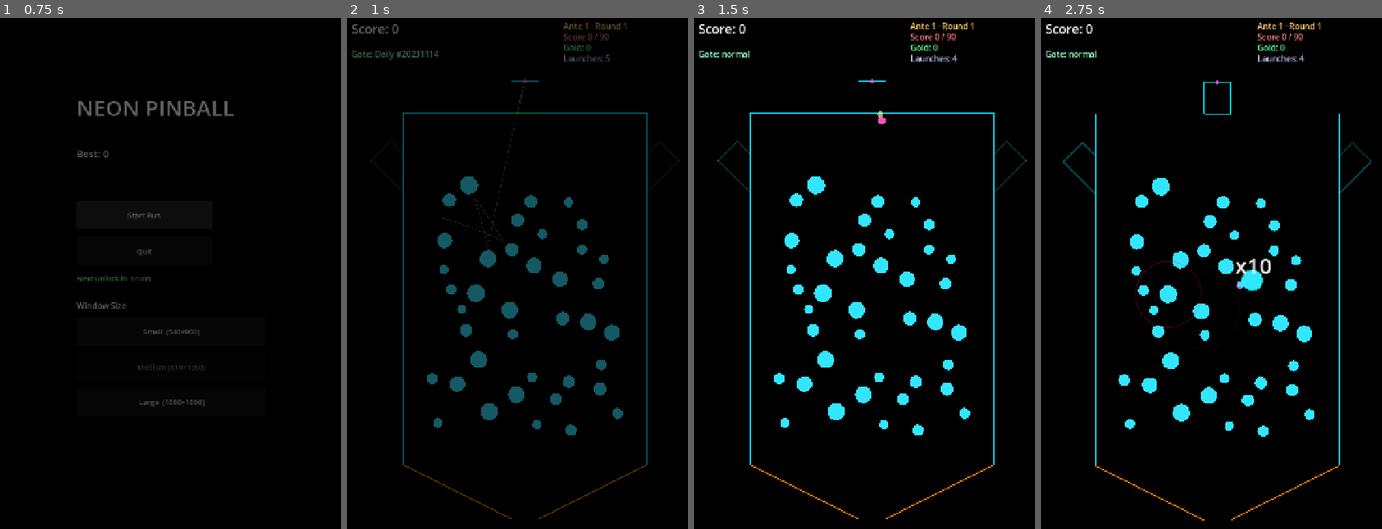
Above: before the commit, frames 1-4 (left to right).
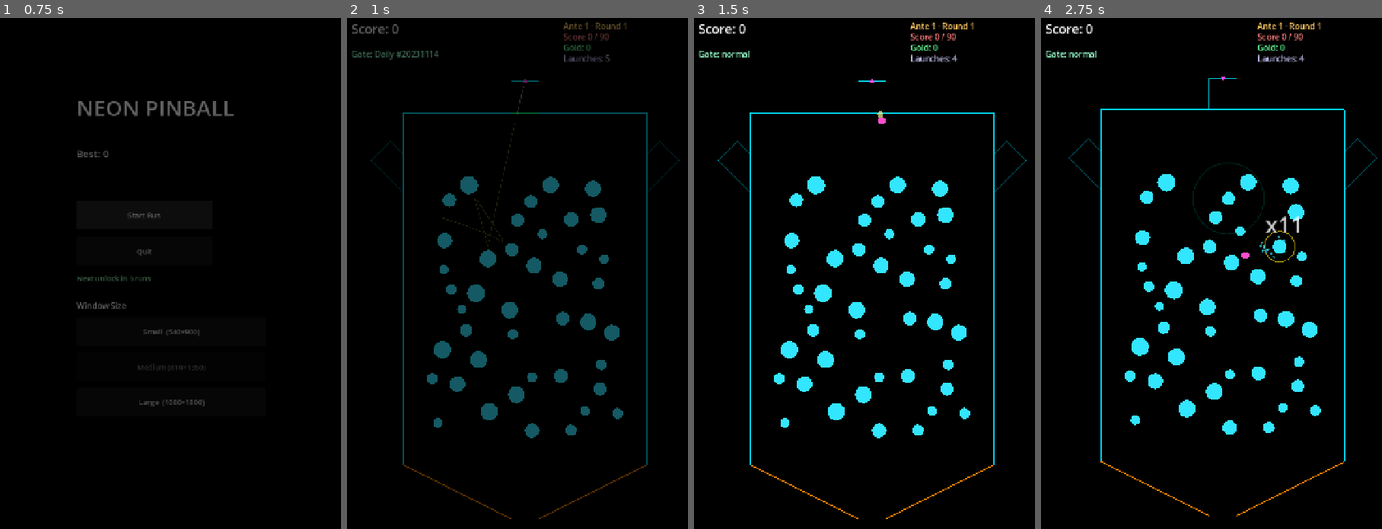
Above: after the commit, the same moments.

Repository: GencyZ/NeonPinball
Game: Godot game, scene res://scenes/main_menu.tscn
Two runs of this game, one before a commit and one after it. Both use one fixed random seed, a clock stepped at 60 frames per second and the inputs below.
Inputs (mouse positions are in pixels of both pictures, inside the frame that each line leads up to):
- Up to frame 1 (0.75 s): click "Start Run" at 0.5 s
- Up to frame 2 (1 s): no input
- Up to frame 3 (1.5 s): tap Enter at 1.25, 1.35 s; move the mouse to (953, 283) at 1.27 s; hold D from 1.28 s (still down); click (953, 283) at 1.42 s
- Up to frame 4 (2.75 s): tap Space at 1.52, 1.82 s; tap Keypad Enter at 1.55 s; release D at 2 s; drag from (1146, 345) to (1201, 437) at 2.02 s

Frame 1 is identical in both runs. In frame 2, 1.0% of the frame differs, in the area x 25-77%, y 30-83%; in frame 3, 1.0%; in frame 4, 7.0%, in the area x 6-99%, y 11-99%.

Commit message:
feat: persistent target pegs with HP + all-clear (board_view)
Co-Authored-By: Claude Sonnet 4.6 <noreply@anthropic.com>

Diff:
--- a/game/view/board_view.gd
+++ b/game/view/board_view.gd
@@ -12,6 +12,8 @@
 const SaveSystemScript := preload("res://run/save_system.gd")
 const JuiceControllerScript := preload("res://juice/juice_controller.gd")
 const ComboScoreScript := preload("res://scoring/combo_score.gd")
+const RoundGoalScript := preload("res://run/round_goal.gd")
+const ALL_CLEAR_DUR := 0.5
 const SfxControllerScript := preload("res://juice/sfx_controller.gd")
 const COMBO_DISPLAY_DUR := 0.6
 
@@ -50,6 +52,9 @@
 var _combo_display_ttl := 0.0
 var _sfx
 
+var _target_pegs: Array = []        # 跨本轮持久的目标钉 dict（含 hp/is_target）
+var _all_clear_ttl := 0.0           # ALL CLEAR 飘字计时
+
 var _entry_edge: int = EntryResolver.BoardEdge.TOP
 var _entry_t: float = 0.5
 var _gate_applied := false
@@ -66,7 +71,8 @@
 
 func _ready() -> void:
 	_rect = Rect2(135, 225, 540, 900)
-	_pegs = _generate_pegs()
+	_target_pegs = _generate_target_pegs()
+	_pegs = _compose_pegs()
 	_sim = _make_sim(_pegs)
 	_rebuild_wall_segs(false)  # active gate open, others closed
 	_engine = ScoringEngine.new()
@@ -101,7 +107,7 @@
 	$Hud.shop_slot_pressed.connect(buy_shop_slot)
 	$Hud.shop_continue_pressed.connect(leave_shop)
 
-func _generate_pegs() -> Array:
+func _generate_pegs(avoid_pos: Array = []) -> Array:
 	var ante: int = RunMan.state[&"ante"]
 	var ria: int  = RunMan.state[&"round_in_ante"]
 	var depth := (ante - 1) * 3 + ria   # 0 (ante1 r1) … 23 (ante8 boss)
@@ -137,6 +143,10 @@
 		for j in placed_pos.size():
 			if pos.distance_to(placed_pos[j]) < r + placed_rad[j] + 18.0:
 				too_close = true; break
+		if not too_close:
+			for ap in avoid_pos:
+				if pos.distance_to(ap) < r + 24.0 + 18.0:
+					too_close = true; break
 		if too_close:
 			continue
 
@@ -153,6 +163,51 @@
 		placed_rad.append(r)
 		id += 1
 	return list
+
+# 每轮生成一次的持久目标钉（金色、带 HP）。确定性 RNG。
+func _generate_target_pegs() -> Array:
+	var ante: int = RunMan.state[&"ante"]
+	var k := RoundGoalScript.target_count_for(ante)
+	var hp := RoundGoalScript.target_hp_for(ante)
+	var rng := DeterministicRng.derive(int(RunMan.state[&"master_seed"]),
+		ante * 131 + int(RunMan.state[&"round_in_ante"]) * 17 + 1009)
+	var margin := 44.0
+	var area := Rect2(
+		_rect.position.x + margin,
+		_rect.position.y + margin + 80.0,
+		_rect.size.x - margin * 2.0,
+		780.0 - margin * 2.0 - 80.0)
+	var list: Array = []
+	var placed: Array = []
+	var attempts := 0
+	while list.size() < k and attempts < k * 40:
+		attempts += 1
+		var r := 16.0
+		var pos := Vector2(
+			rng.range_float(area.position.x + r, area.end.x - r),
+			rng.range_float(area.position.y + r, area.end.y - r))
+		var too_close := false
+		for p in placed:
+			if pos.distance_to(p) < 90.0:
+				too_close = true; break
+		if too_close:
+			continue
+		list.append({&"pos": pos, &"radius": r, &"base_score": 10.0,
+					 &"type": GameDB.peg_types[&"normal"], &"frozen": false, &"poisoned": false,
+					 &"is_target": true, &"hp": hp, &"hp_max": hp})
+		placed.append(pos)
+	return list
+
+# 合成本发棋盘：填充钉（避开目标位）+ 存活目标钉，按下标重排 id。
+func _compose_pegs() -> Array:
+	var avoid: Array = []
+	for t in _target_pegs:
+		avoid.append(t[&"pos"])
+	var combined: Array = _generate_pegs(avoid)
+	combined.append_array(_target_pegs)
+	for i in combined.size():
+		combined[i][&"id"] = i
+	return combined
 
 func _build_type_pool(depth: int) -> Array:
 	var pool: Array = []
@@ -402,49 +457,52 @@
 						var hit_peg: Dictionary = _pegs[hit_peg_id]
 						var hit_type: PegType = hit_peg.get(&"type")
 						var behavior := hit_type.behavior if hit_type != null else PegType.Behavior.NORMAL
-						match behavior:
-							PegType.Behavior.NORMAL:
-								_score_peg(hit_peg)
-							PegType.Behavior.MULT:
-								_score_ctx.pegs_hit += 1
-								_score_ctx.add(ScoreContext.KIND_ADD_MULT, hit_type.mult_add, &"mult_peg")
-							PegType.Behavior.CHAIN:
-								_score_peg(hit_peg)
-								_trigger_chain(hit_peg)
-							PegType.Behavior.BOMB:
-								_trigger_bomb(hit_peg)
-							PegType.Behavior.FREEZE:
-								_score_peg(hit_peg)
-								_trigger_freeze(hit_peg)
-							PegType.Behavior.JACKPOT:
-								_score_peg(hit_peg)
-								var jackpot_mult := randf_range(1.0, 10.0)
-								_score_ctx.add(ScoreContext.KIND_ADD_MULT, jackpot_mult, &"jackpot")
-								_flashes.append({&"pos": hit_peg[&"pos"], &"ttl": 0.4, &"max_ttl": 0.4, &"color": Color(1.0, 0.9, 0.0)})
-								if hit_type.one_shot:
-									_pegs.erase(hit_peg); _sim = _make_sim(_pegs)
-									_rebuild_wall_segs(_gate_applied)
-									_events.resize(_event_cursor + 1)
-							PegType.Behavior.LIFE:
-								RunMan.state[&"launches_left"] += 1
-								_sync_hud()
-								_score_peg(hit_peg)
-								if hit_type.one_shot:
-									_pegs.erase(hit_peg); _sim = _make_sim(_pegs)
-									_rebuild_wall_segs(_gate_applied)
-									_events.resize(_event_cursor + 1)
-							PegType.Behavior.POISON:
-								_score_peg(hit_peg)
-								_trigger_poison(hit_peg)
-								if hit_type.one_shot:
-									_pegs.erase(hit_peg); _sim = _make_sim(_pegs)
-									_rebuild_wall_segs(_gate_applied)
-									_events.resize(_event_cursor + 1)
-							PegType.Behavior.PORTAL:
-								_trigger_portal(hit_peg, e[&"pos"])
-							PegType.Behavior.MAGNET:
-								_score_peg(hit_peg)
-								_trigger_magnet(hit_peg)
+						if hit_peg.get(&"is_target", false):
+							_hit_target_peg(hit_peg)
+						else:
+							match behavior:
+								PegType.Behavior.NORMAL:
+									_score_peg(hit_peg)
+								PegType.Behavior.MULT:
+									_score_ctx.pegs_hit += 1
+									_score_ctx.add(ScoreContext.KIND_ADD_MULT, hit_type.mult_add, &"mult_peg")
+								PegType.Behavior.CHAIN:
+									_score_peg(hit_peg)
+									_trigger_chain(hit_peg)
+								PegType.Behavior.BOMB:
+									_trigger_bomb(hit_peg)
+								PegType.Behavior.FREEZE:
+									_score_peg(hit_peg)
+									_trigger_freeze(hit_peg)
+								PegType.Behavior.JACKPOT:
+									_score_peg(hit_peg)
+									var jackpot_mult := randf_range(1.0, 10.0)
+									_score_ctx.add(ScoreContext.KIND_ADD_MULT, jackpot_mult, &"jackpot")
+									_flashes.append({&"pos": hit_peg[&"pos"], &"ttl": 0.4, &"max_ttl": 0.4, &"color": Color(1.0, 0.9, 0.0)})
+									if hit_type.one_shot:
+										_pegs.erase(hit_peg); _sim = _make_sim(_pegs)
+										_rebuild_wall_segs(_gate_applied)
+										_events.resize(_event_cursor + 1)
+								PegType.Behavior.LIFE:
+									RunMan.state[&"launches_left"] += 1
+									_sync_hud()
+									_score_peg(hit_peg)
+									if hit_type.one_shot:
+										_pegs.erase(hit_peg); _sim = _make_sim(_pegs)
+										_rebuild_wall_segs(_gate_applied)
+										_events.resize(_event_cursor + 1)
+								PegType.Behavior.POISON:
+									_score_peg(hit_peg)
+									_trigger_poison(hit_peg)
+									if hit_type.one_shot:
+										_pegs.erase(hit_peg); _sim = _make_sim(_pegs)
+										_rebuild_wall_segs(_gate_applied)
+										_events.resize(_event_cursor + 1)
+								PegType.Behavior.PORTAL:
+									_trigger_portal(hit_peg, e[&"pos"])
+								PegType.Behavior.MAGNET:
+									_score_peg(hit_peg)
+									_trigger_magnet(hit_peg)
 						var flash_color: Color = hit_type.glow if hit_type != null else Color.from_hsv(randf(), 0.85, 1.0)
 						var halo_col := Color.from_hsv(randf(), 1.0, 1.0)
 						_peg_halos.append({&"pos": hit_peg[&"pos"],
@@ -495,6 +553,8 @@
 			_peg_halos.remove_at(i)
 	if _combo_display_ttl > 0.0:
 		_combo_display_ttl -= delta
+	if _all_clear_ttl > 0.0:
+		_all_clear_ttl -= delta
 	_juice.update(delta)
 	$Camera2D.offset = _juice.camera_offset()
 	Engine.time_scale = _juice.time_scale()
@@ -535,7 +595,7 @@
 
 func _on_peg_exit_done() -> void:
 	_dying_pegs.clear()
-	_pegs = _generate_pegs()
+	_pegs = _compose_pegs()
 	_sim = _make_sim(_pegs)
 	_rebuild_wall_segs(false)
 	_peg_enter_ttls.clear()
@@ -611,7 +671,8 @@
 	$Hud.hide_shop()
 	RunMan.advance()   # SHOP → ROUND (calls _start_round inside)
 	# Rebuild board for the new round
-	_pegs = _generate_pegs()
+	_target_pegs = _generate_target_pegs()
+	_pegs = _compose_pegs()
 	_sim = _make_sim(_pegs)
 	_rebuild_wall_segs(_gate_applied)
 	_apply_boss_mod()
@@ -745,19 +806,62 @@
 	var col: Color = pt.glow if pt != null else Color.WHITE
 	_flashes.append({&"pos": peg[&"pos"], &"ttl": 0.15, &"max_ttl": 0.15, &"color": col})
 
+# 给目标钉扣 1 HP + 计分；hp≤0 时从 _target_pegs 移除并检测全清。
+# 返回是否被摧毁（调用方负责从 _pegs 移除 + 重建 sim）。不触碰 _pegs/sim。
+func _damage_target(peg: Dictionary) -> bool:
+	peg[&"hp"] = int(peg[&"hp"]) - 1
+	_score_peg(peg)
+	var destroyed := int(peg[&"hp"]) <= 0
+	if destroyed:
+		_target_pegs.erase(peg)
+		if _target_pegs.is_empty():
+			RunMan.state[&"targets_done"] = true
+			_play_all_clear()
+	_sync_hud()
+	return destroyed
+
+# 直接球命中目标钉。
+func _hit_target_peg(peg: Dictionary) -> void:
+	if _damage_target(peg):
+		_pegs.erase(peg)
+		_sim = _make_sim(_pegs)
+		_rebuild_wall_segs(_gate_applied)
+		_events.resize(_event_cursor + 1)
+
+func _play_all_clear() -> void:
+	_all_clear_ttl = ALL_CLEAR_DUR
+	_juice.slowmo.request(0.3, 0.4)
+	_juice.floaters.add(_last_hit_pos + Vector2(0, -40), "ALL CLEAR!")
+	_juice.shake.add(0.5)
+
 func _trigger_chain(chain_peg: Dictionary) -> void:
+	var chain_removed: Array = []
 	for peg in _pegs:
 		if peg[&"id"] == chain_peg[&"id"] or peg.get(&"hit", false):
 			continue
 		if (peg[&"pos"] as Vector2).distance_to(chain_peg[&"pos"]) <= CHAIN_RADIUS:
-			_score_peg(peg)
+			if peg.get(&"is_target", false):
+				if _damage_target(peg):
+					chain_removed.append(peg)
+			else:
+				_score_peg(peg)
+	for peg in chain_removed:
+		_pegs.erase(peg)
+	if not chain_removed.is_empty():
+		_sim = _make_sim(_pegs)
+		_rebuild_wall_segs(_gate_applied)
+		_events.resize(_event_cursor + 1)
 
 func _trigger_bomb(bomb_peg: Dictionary) -> void:
 	var to_remove: Array = []
 	for peg in _pegs:
 		if (peg[&"pos"] as Vector2).distance_to(bomb_peg[&"pos"]) <= BOMB_RADIUS:
-			_score_peg(peg)
-			to_remove.append(peg)
+			if peg.get(&"is_target", false):
+				if _damage_target(peg):
+					to_remove.append(peg)
+			else:
+				_score_peg(peg)
+				to_remove.append(peg)
 	for peg in to_remove:
 		_pegs.erase(peg)
 	_sim = _make_sim(_pegs)
